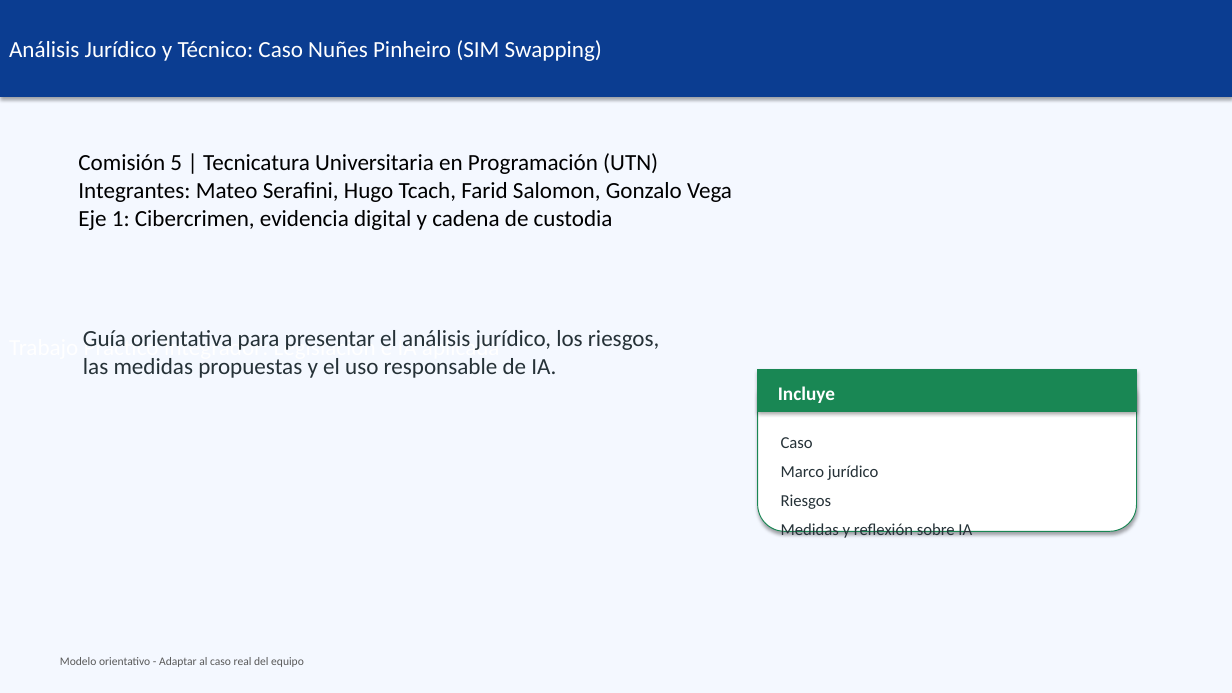
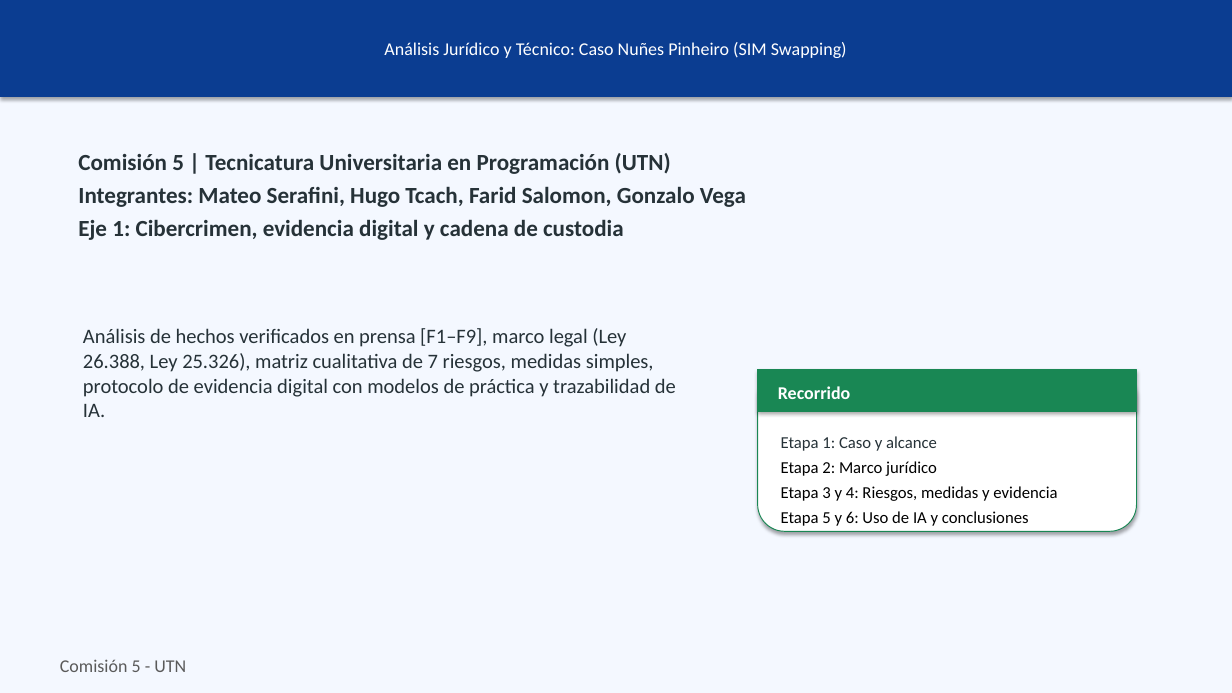
Before and after one commit to GonzaVega/TPI-Legislacion, a slide deck: slide 1 of resolucion-consignas/presentacion-y-guion/Presentacion_TPI_Eje1.pptx. Drawn at 1232x693 pixels with LibreOffice and Linux fonts; fonts in the diff are those of the drawing. Boxes give left, top, right and bottom in pixels: in the first picture for what was removed or moved away, otherwise in the second. Text is boxed around its words. In the diff, an @@ line names an element or a change of style, - is before the commit and + after.

```diff
--- a/resolucion-consignas/presentacion-y-guion/Presentacion_TPI_Eje1.pptx
+++ b/resolucion-consignas/presentacion-y-guion/Presentacion_TPI_Eje1.pptx
@@ rectangle "Análisis Jurídico y Técnico: Caso ..." at [0,0,1232,97]: size 18 to 14 pt; alignment left to centre; more space between paragraphs @@
@@ text "Comisión 5 | Tecnicatura Universitaria ..." at [78,153,746,240]: text colour #000000 to #263238, bold on; more space between paragraphs @@
@@ text at [83,328,676,417]: text changed; size 18 to 16 pt @@
-Guía orientativa para presentar el análisis jurídico, los riesgos, las medidas propuestas y el uso responsable de IA.
+Análisis de hechos verificados en prensa [F1–F9], marco legal (Ley 26.388, Ley 25.326), matriz cualitativa de 7 riesgos, medidas simples, protocolo de evidencia digital con modelos de práctica y trazabilidad de IA.
@@ text in rectangle at [84,336,500,362]: text removed @@
-Trabajo Práctico Integrador: Legislación e IA aplicada
@@ text at [778,386,851,399]: text changed; size 15 to 14 pt @@
-Incluye
+Recorrido
@@ text at [781,436,1057,526]: text changed; text colour #263238 to #000000 @@
-Caso
-Marco jurídico
-Riesgos
-Medidas y reflexión sobre IA
+Etapa 1: Caso y alcance
+Etapa 2: Marco jurídico
+Etapa 3 y 4: Riesgos, medidas y evidencia
+Etapa 5 y 6: Uso de IA y conclusiones
@@ text at [60,659,186,672]: text changed; size 9 to 14 pt @@
-Modelo orientativo - Adaptar al caso real del equipo
+Comisión 5 - UTN
```
Also in this commit, not shown: 8 other slides changed, 1 slide added, 1 slide removed, 34 other files.
